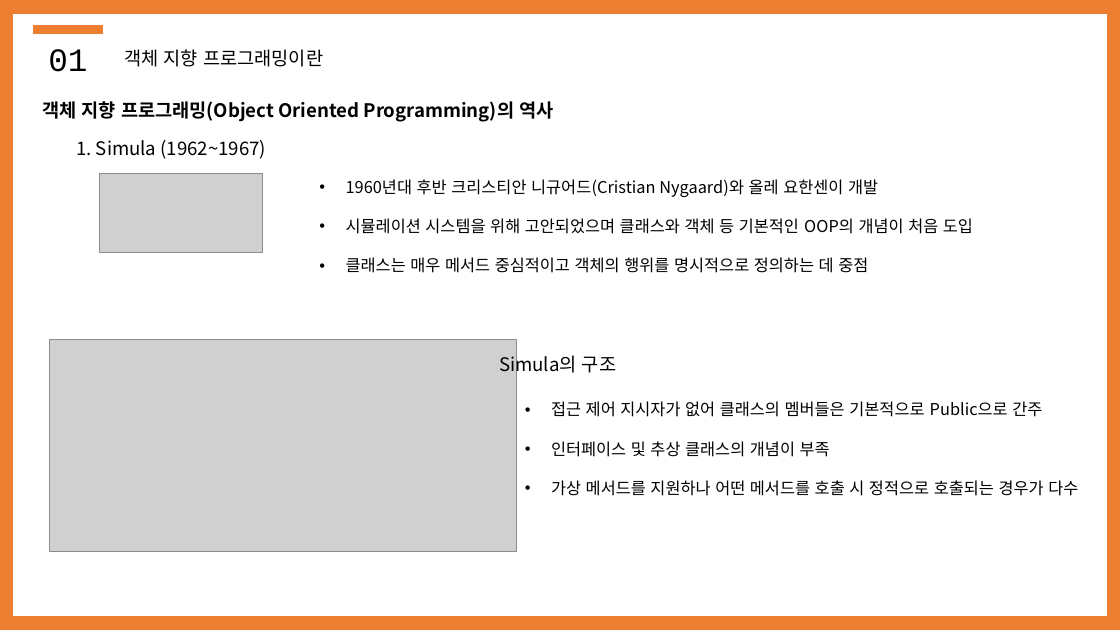
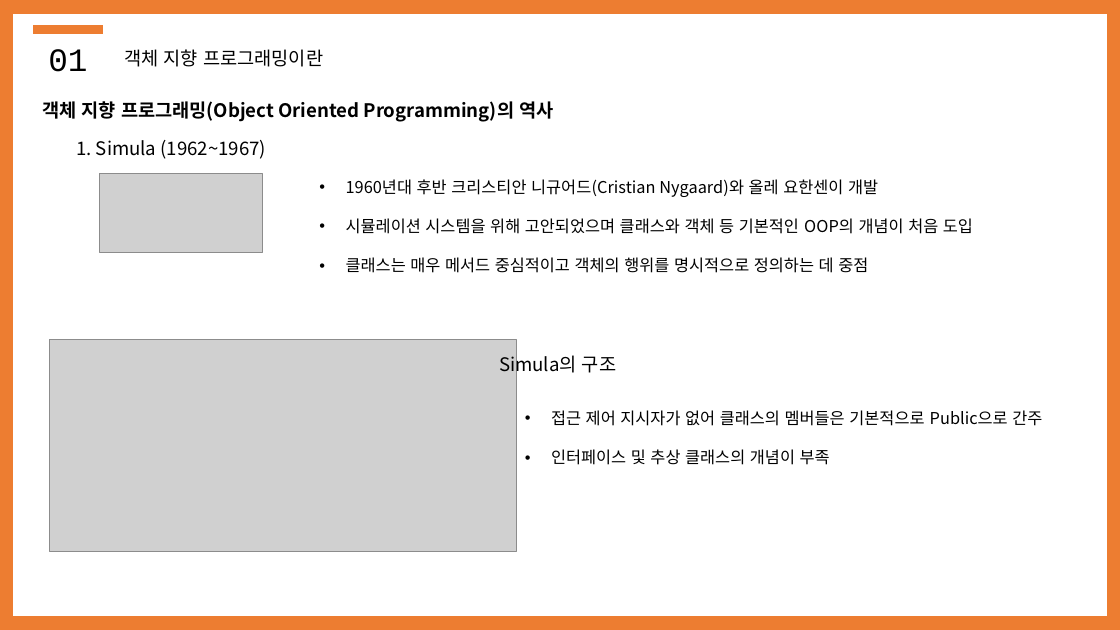
Before and after one commit to SWHyeonseokLEE/Project, a slide deck: slide 3 of 20231201_class/클래스 개념.ver7.pptx. Drawn at 1120x630 pixels with LibreOffice and Linux fonts; fonts in the diff are those of the drawing; grey boxes stand for pictures. Boxes give left, top, right and bottom in pixels: in the first picture for what was removed or moved away, otherwise in the second. Text is boxed around its words. In the diff, an @@ line names an element or a change of style, - is before the commit and + after.

```diff
--- a/20231201_class/클래스 개념.ver7.pptx
+++ b/20231201_class/클래스 개념.ver7.pptx
@@ text "접근 제어 지시자가 없어 클래스의 ..." moved from (x1=551, y1=401, x2=1078, y2=496) to (x1=551, y1=410, x2=1042, y2=465) @@
@@ text at (x1=551, y1=480, x2=1078, y2=496): paragraph removed @@
-• 가상 메서드를 지원하나 어떤 메서드를 호출 시 정적으로 호출되는 경우가 다수
```
